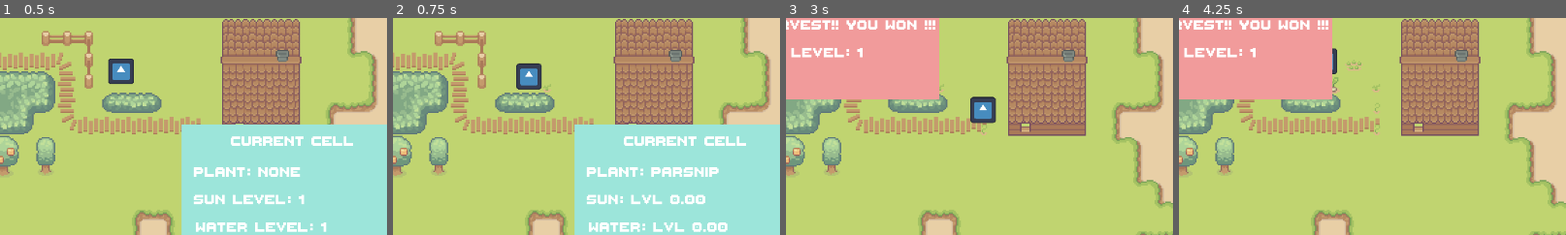
Above: before the commit, frames 1-4 (left to right).
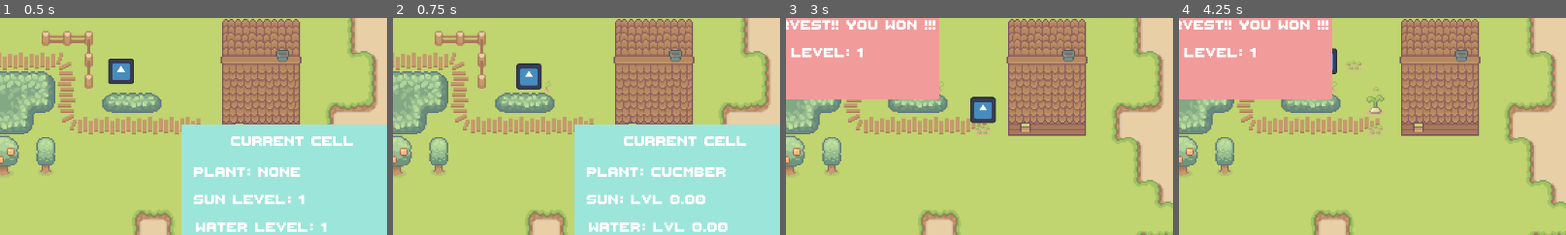
Above: after the commit, the same moments.

Repository: dathphan/cmpm-121-final
Game: Godot game, scene res://main.tscn
Two runs of this game, one before a commit and one after it. Both use one fixed random seed, a clock stepped at 60 frames per second and the inputs below. The engine's default icon, where the game draws it, is replaced by a stand-in: a white triangle on a blue panel in a dark square.
Inputs:
- Up to frame 1 (0.5 s): no input
- Up to frame 2 (0.75 s): tap Enter at 0.5 s; hold Right (ui_right) from 0.53 s (still down); tap P (plant) at 0.6 s
- Up to frame 3 (3 s): tap Space at 0.77, 1.52, 2.75 s; tap O (sow) at 0.8, 1.35, 2.3, 2.85 s; release Right (ui_right) at 1.28 s; hold Down (ui_down) 1.28-2.03 s; tap P (plant) at 1.55, 2.1 s; hold Right (ui_right) 2.03-2.78 s; hold Up (ui_up) from 2.78 s (still down)
- Up to frame 4 (4.25 s): tap Space at 3.02, 3.77 s; tap P (plant) at 3.05, 3.6 s; release Up (ui_up) at 3.53 s; hold Left (ui_left) from 3.53 s (still down); tap O (sow) at 3.8 s
The pictures show only the part of the screen within x 46-96%, y 43-93%; the shares and areas given below are measured in that part.

Frame 1 is identical in both runs. In frame 2, 0.4% of the frame differs, in the area x 38-86%, y 29-74%; in frame 3, 0.1%; in frame 4, 0.4%.

Commit message:
Making progress on F1 changes

Diff:
--- /dev/null
+++ b/Game Managers/save_load_system.gd
@@ -0,0 +1,92 @@
+extends Node
+
+const SAVE_PATH: String = "user://save.ini"
+
+class Save:
+	var map: PackedByteArray
+	var player_target_cell: Vector2i
+	var turn: int
+	var score: int
+
+	func _init() -> void:
+		turn = GameManager.current_turn
+		score = GameManager.get_score()
+		player_target_cell = GameManager.instance.player._target_cell
+		map = GameManager.instance.map.serialize_grid()
+
+	func save_to_file(section: String) -> void:
+		var config_file := ConfigFile.new()
+
+		config_file.set_value(section, "map", map)
+		config_file.set_value(section, "player_pos", player_target_cell)
+		config_file.set_value(section, "turn", turn)
+		config_file.set_value(section, "score", score)
+
+		config_file.save(SAVE_PATH)
+
+# Object Assignment
+@export var map: Map
+@export var player: Player
+
+# Saves
+var autosaves: Array[Save] = []
+var manual_save: Save
+
+# Called when the node enters the scene tree for the first time.
+func _ready() -> void:
+	pass # Replace with function body.
+
+
+# Called every frame. 'delta' is the elapsed time since the previous frame.
+func _process(delta: float) -> void:
+
+	pass
+
+
+# Save Systems
+func autosave(_coord: Vector2i) -> void:
+	var save: Save = Save.new()
+	autosaves.append(save)
+	save.save_to_file("Autosave")
+
+
+func manually_save() -> void:
+	manual_save = Save.new()
+	manual_save.save_to_file("Manual")
+
+
+func load_prev_autosave() -> void:
+	if autosaves.size() > 1:
+		var save: Save = autosaves.pop_back()
+		load_save(save)
+	elif autosaves.size() > 0:
+		load_save(autosaves[0])
+
+
+func load_manual_save() -> void:
+	load_save(manual_save)
+
+
+func load_save(save: Save):
+	map.deserialize_grid(save.map)
+	player.position = map.cell_coord_to_pos(save.player_target_cell)
+	player._target_cell = save.player_target_cell
+	GameManager.instance.current_turn = save.turn
+	GameManager.instance.score = save.score
+
+
+func get_save_from_file(section: String) -> Save:
+	var config_file := ConfigFile.new()
+	var error := config_file.load(SAVE_PATH)
+
+	if error:
+		print("An error happened while loading data: ", error)
+		return
+
+	var save := Save.new()
+	save.map = config_file.get_value(section, "map", null)
+	save.player_target_cell = config_file.get_value(section, "player_pos", Vector2i.ZERO)
+	save.turn = config_file.get_value(section, "turn", 0)
+	save.score = config_file.get_value(section, "score", 0)
+
+	return save
--- a/Player/Player.tscn
+++ b/Player/Player.tscn
@@ -1,14 +1,8 @@
-[gd_scene load_steps=12 format=3 uid="uid://cyk4wpq5t181c"]
+[gd_scene load_steps=6 format=3 uid="uid://cyk4wpq5t181c"]
 
 [ext_resource type="Script" path="res://Player/player_movement.gd" id="1_nu24r"]
 [ext_resource type="Texture2D" uid="uid://di37j3b4vmaeg" path="res://icon.svg" id="2_ckmso"]
-[ext_resource type="PackedScene" uid="uid://bvcxlvuc4x4cd" path="res://Plants/Plant.tscn" id="3_wia8r"]
 [ext_resource type="Script" path="res://Player/player_actions.gd" id="3_yam5s"]
-[ext_resource type="Resource" uid="uid://bciv1suo51f81" path="res://Plants/cucumber.tres" id="4_6jnva"]
-[ext_resource type="Script" path="res://Plants/plant_data.gd" id="4_wtxox"]
-[ext_resource type="Resource" uid="uid://q1s8eun8qfoe" path="res://Plants/lettuce.tres" id="6_pntos"]
-[ext_resource type="Resource" uid="uid://b8a3saojkiedm" path="res://Plants/parsnip.tres" id="7_urxfa"]
-[ext_resource type="Resource" uid="uid://e2ixxvyr1eeh" path="res://Plants/wheat.tres" id="8_24mpn"]
 
 [sub_resource type="SpriteFrames" id="SpriteFrames_hyg6x"]
 animations = [{
@@ -28,8 +22,6 @@
 
 [node name="Actions" type="Node" parent="."]
 script = ExtResource("3_yam5s")
-plant_prefab = ExtResource("3_wia8r")
-plant_datas = Array[ExtResource("4_wtxox")]([ExtResource("4_6jnva"), ExtResource("6_pntos"), ExtResource("7_urxfa"), ExtResource("8_24mpn")])
 
 [node name="AnimatedSprite2D" type="AnimatedSprite2D" parent="."]
 scale = Vector2(0.15, 0.15)
--- a/Player/player_actions.gd
+++ b/Player/player_actions.gd
@@ -2,15 +2,12 @@
 
 # Object Assignment
 @onready var player: Player = $".."
-@export var plant_prefab: PackedScene
-@export var plant_datas: Array[PlantData]
-@export var plant_container: Node2D
 
 # Private Variables
 var map: Map
 var _target_cell: Vector2i
-signal plant_status_changed(cell: Cell)
-	# UI Manager: update_current_cell()
+
+signal action_performed(Vector2i)
 
 # Called when the node enters the scene tree for the first time.
 func _ready() -> void:
@@ -34,20 +31,8 @@
 
 func plant_at_current_cell():
 	update_vars()
-
-	var cell = map.get_cell_from_coord(_target_cell)
-	if map.tilled_cells.has(_target_cell) and cell.get_plant() == null:
-		var new_plant: Plant = plant_prefab.instantiate()
-		new_plant.position = map.cell_coord_to_pos(_target_cell)
-		plant_container.add_child(new_plant)
-
-		var random_plant_data = plant_datas[randi() % plant_datas.size()] # Random plant type selection
-		new_plant.initialize(cell, map, random_plant_data)
-		map.add_plant(new_plant)
-		cell.set_plant(new_plant)
-		plant_status_changed.emit(cell)
-	else:
-		print("Cannot plant here! Either the cell is occupied or invalid.")
+	if map.create_random_plant(_target_cell):
+		action_performed.emit(map.get_cell_from_coord(_target_cell))
 
 
 func sow_at_current_cell():
@@ -58,16 +43,15 @@
 		var plant = cell.get_plant()
 		if plant.is_fully_grown():
 			GameManager.add_score(1)
-			map.plants.erase(plant)
-			cell.set_plant(null)
-			plant.queue_free()
-			plant_status_changed.emit(cell)
+			map.remove_plant(plant)
+			action_performed.emit(map.get_cell_from_coord(_target_cell))
 			print("Sowed %s. Score: %d" % [plant.get_name(), GameManager.get_score()])
 		else:
 			print("Plant is not fully grown yet!")
 	else:
 		print("No plant to sow here!")
 
+
 func update_vars():
 	self.map = player.map
 	self._target_cell = player._target_cell
--- a/World/map.gd
+++ b/World/map.gd
@@ -2,6 +2,10 @@
 
 @export var water_per_turn: Vector2 = Vector2(0, 1)
 @export var sun_values: Vector2 = Vector2(1, 2)
+
+@export var plant_datas: Array[PlantData]
+@export var plant_prefab: PackedScene
+@export var plant_container: Node2D
 
 @export var tilled_tilemaps: Array[TileMapLayer]
 @export var ground_tilemaps: Array[TileMapLayer]
@@ -9,6 +13,8 @@
 var tilled_cells: Dictionary
 var ground_cells: Dictionary
 var plants: Array[Plant] = []
+
+signal plant_status_changed(cell: Cell)
 
 func _ready():
 	initialize_cells()
@@ -28,15 +34,31 @@
 			tilled_cells[tile] = null
 		ground_cells[tile] = Cell.new(tile) # Create a new Cell for this position
 
+
 func give_cell_resources() -> void:
 	for cell in ground_cells.values():
 		cell.add_water(randf_range(water_per_turn.x, water_per_turn.y))
 		cell.set_sun(randf_range(sun_values.x, sun_values.y))
 
+
 func update_plants() -> void:
 	for plant in plants:
 		print(plant)
 		plant.check_growth_conditions()
+
+
+func remove_plant(plant: Plant) -> void:
+	plants.erase(plant)
+	plant.cell.set_plant(null)
+	plant_status_changed.emit(plant.cell)
+	plant.queue_free()
+
+
+func clear_plants() -> void:
+	var temp_plants: Array[Plant] = plants.duplicate()
+	for plant in temp_plants:
+		remove_plant(plant)
+
 
 func new_turn(turn: int) -> void:
 	give_cell_resources()
@@ -81,3 +103,104 @@
 			if dict.has(tile): continue
 			dict[tile] = null
 	return dict.keys()
+
+
+## Loading and Saving Functions:
+const WATER_LVL_INDEX: int = 0
+const SUN_LVL_INDEX: int = 2
+const PLANT_TYPE_INDEX: int = 4
+const PLANT_STAGE_INDEX: int = 5
+const TOTAL_BYTES = 6
+
+func serialize_grid() -> PackedByteArray:
+	var byte_array: PackedByteArray = PackedByteArray()
+
+	var index: int = 0
+
+	for coord in ground_cells.keys():
+		var cell: Cell = ground_cells[coord]
+
+		# Ensure there's enough space before encoding
+		if index + TOTAL_BYTES > byte_array.size():
+			# Increase capacity if needed
+			byte_array.resize(index + TOTAL_BYTES)
+
+		byte_array.encode_half(index + WATER_LVL_INDEX, cell.water_level)
+		byte_array.encode_half(index + SUN_LVL_INDEX, cell.sun_level)
+		byte_array.encode_s8(index + PLANT_TYPE_INDEX, _get_plant_index(cell))
+		byte_array.encode_s8(index + PLANT_STAGE_INDEX, _get_plant_stage(cell))
+
+		index += TOTAL_BYTES
+
+	return byte_array
+
+
+func _get_plant_index(cell: Cell) -> int:
+	if cell.plant == null: return 0
+
+	var index = 1
+	for data in plant_datas:
+		if data == cell.plant.plant_data:
+			return index
+		index += 1
+	return 0
+
+
+func _get_plant_stage(cell: Cell) -> int:
+	if cell.plant == null: return 0
+	return cell.plant.current_stage
+
+
+func deserialize_grid(data: PackedByteArray) -> void:
+	clear_plants()
+
+	var index: int = 0
+
+	# Iterate over cell coordinates
+	for coord in ground_cells.keys():
+		var cell: Cell = ground_cells[coord]
+
+		if index + TOTAL_BYTES > data.size():
+			print("Insufficient data to read cell at index %d" % index)
+			break  # Safety check for reading beyond the byte array
+
+		# Deserialize water level (2 bytes)
+		cell.water_level = data.decode_half(index + WATER_LVL_INDEX)
+
+		# Deserialize sun level (2 bytes)
+		cell.sun_level = data.decode_half(index + SUN_LVL_INDEX)
+
+		# Deserialize plant type index (1 byte)
+		var plant_type_index = data.decode_s8(index + PLANT_TYPE_INDEX)
+		var plant_stage = data.decode_s8(index + PLANT_STAGE_INDEX)  # Deserialize plant stage (1 byte)
+
+		# Create or set the plant if the index is valid (greater than 0)
+		if plant_type_index > 0:
+			var plant_data = plant_datas[plant_type_index - 1]
+			create_plant_from_data(cell, plant_data, plant_stage)
+
+		# Increment the index for the next cell
+		index += TOTAL_BYTES
+
+
+func create_random_plant(cell_coord: Vector2i) -> bool:
+	var cell = get_cell_from_coord(cell_coord)
+	var random_plant_data = plant_datas[randi() % plant_datas.size()]
+
+	return create_plant_from_data(cell, random_plant_data, 0)
+
+
+func create_plant_from_data(cell: Cell, plant_data: PlantData, stage: int) -> bool:
+	if not tilled_cells.has(cell.coord) or cell.get_plant() != null:
+		print("Cannot plant here! Either the cell is occupied or invalid.")
+		return false
+
+	var new_plant: Plant = plant_prefab.instantiate()
+	new_plant.position = cell_coord_to_pos(cell.coord)
+	plant_container.add_child(new_plant)
+	new_plant.initialize(cell, self, plant_data)
+	add_plant(new_plant)
+	cell.set_plant(new_plant)
+	plant_status_changed.emit(cell)
+
+	return true
--- a/main.tscn
+++ b/main.tscn
@@ -1,21 +1,28 @@
-[gd_scene load_steps=20 format=4 uid="uid://o6hfkcb076nu"]
+[gd_scene load_steps=27 format=4 uid="uid://o6hfkcb076nu"]
 
 [ext_resource type="Script" path="res://World/map.gd" id="1_8g07x"]
 [ext_resource type="Script" path="res://Game Managers/game_manager.gd" id="1_xgfuw"]
 [ext_resource type="PackedScene" uid="uid://cyk4wpq5t181c" path="res://Player/Player.tscn" id="2_bhyx8"]
+[ext_resource type="Script" path="res://Game Managers/save_load_system.gd" id="2_ginba"]
 [ext_resource type="TileSet" uid="uid://dp7w6nsvbk7cd" path="res://addons/sprout_lands_premium_tilesets/base/scenes/water_tile_set.tres" id="2_xom1k"]
 [ext_resource type="TileSet" uid="uid://bkcb3a7b6ggfu" path="res://addons/sprout_lands_premium_tilesets/base/scenes/stone_tile_set.tres" id="3_0somv"]
 [ext_resource type="TileSet" uid="uid://cgc4ljxvteaci" path="res://addons/sprout_lands_premium_tilesets/base/scenes/soil_tile_set.tres" id="4_7hdi7"]
+[ext_resource type="Resource" uid="uid://q1s8eun8qfoe" path="res://Plants/lettuce.tres" id="5_0e0m5"]
 [ext_resource type="TileSet" uid="uid://b0mmolxvhu2ug" path="res://addons/sprout_lands_premium_tilesets/base/scenes/dark_soil_tile_set.tres" id="5_rle81"]
+[ext_resource type="Resource" uid="uid://b8a3saojkiedm" path="res://Plants/parsnip.tres" id="6_74f8j"]
 [ext_resource type="TileSet" uid="uid://b8w5f8bb1vvc6" path="res://addons/sprout_lands_premium_tilesets/base/scenes/grass_tile_set.tres" id="6_ho2cm"]
+[ext_resource type="Resource" uid="uid://e2ixxvyr1eeh" path="res://Plants/wheat.tres" id="7_g7au1"]
 [ext_resource type="TileSet" uid="uid://dbjjxavpke7hr" path="res://addons/sprout_lands_premium_tilesets/base/scenes/dark_grass_tile_set.tres" id="7_wb3w7"]
 [ext_resource type="TileSet" uid="uid://dmic1h12aascn" path="res://addons/sprout_lands_premium_tilesets/base/scenes/path_tile_set.tres" id="8_miwt1"]
+[ext_resource type="PackedScene" uid="uid://bvcxlvuc4x4cd" path="res://Plants/Plant.tscn" id="8_mxuba"]
 [ext_resource type="TileSet" uid="uid://blpppkiffse27" path="res://addons/sprout_lands_premium_tilesets/base/scenes/bush_tile_set.tres" id="9_62nxh"]
 [ext_resource type="TileSet" uid="uid://d3cl1rpa5otg6" path="res://addons/sprout_lands_premium_tilesets/base/scenes/fence_tile_set.tres" id="10_pc6ht"]
 [ext_resource type="TileSet" uid="uid://d2ko6dfc7nim7" path="res://addons/sprout_lands_premium_tilesets/base/scenes/objects_tile_set.tres" id="11_kifpp"]
 [ext_resource type="TileSet" uid="uid://bwu2j7r7pyan5" path="res://addons/sprout_lands_premium_tilesets/base/scenes/walls_tile_set.tres" id="12_s37c7"]
 [ext_resource type="TileSet" uid="uid://cw6ud3j2f1j8e" path="res://addons/sprout_lands_premium_tilesets/base/scenes/furniture_tile_set.tres" id="13_phe7h"]
 [ext_resource type="Texture2D" uid="uid://bhs1hul4xmny5" path="res://addons/sprout_lands_premium_tilesets/assets/Tilesets/Building parts/Wooden_House_Roof_Tilset.png" id="14_6mms6"]
+[ext_resource type="Resource" uid="uid://bciv1suo51f81" path="res://Plants/cucumber.tres" id="17_0yynl"]
+[ext_resource type="Script" path="res://Plants/plant_data.gd" id="17_075eu"]
 [ext_resource type="PackedScene" uid="uid://4gore8wryplv" path="res://UI/ui_manager.tscn" id="17_ee42f"]
 
 [sub_resource type="TileSetAtlasSource" id="TileSetAtlasSource_0kpje"]
@@ -126,8 +133,14 @@
 [node name="GameManager" type="Node" parent="."]
 script = ExtResource("1_xgfuw")
 
-[node name="Map" type="Node2D" parent="." node_paths=PackedStringArray("tilled_tilemaps", "ground_tilemaps", "obstacle_tilemaps")]
+[node name="SaveLoadSystem" type="Node" parent="GameManager"]
+script = ExtResource("2_ginba")
+
+[node name="Map" type="Node2D" parent="." node_paths=PackedStringArray("plant_container", "tilled_tilemaps", "ground_tilemaps", "obstacle_tilemaps")]
 script = ExtResource("1_8g07x")
+plant_datas = Array[ExtResource("17_075eu")]([ExtResource("17_0yynl"), ExtResource("5_0e0m5"), ExtResource("6_74f8j"), ExtResource("7_g7au1")])
+plant_prefab = ExtResource("8_mxuba")
+plant_container = NodePath("../Plants")
 tilled_tilemaps = [NodePath("Grass")]
 ground_tilemaps = [NodePath("Grass"), NodePath("DarkSoil"), NodePath("Soil")]
 obstacle_tilemaps = [NodePath("Fence"), NodePath("Bush"), NodePath("Walls"), NodePath("Objects")]
@@ -202,9 +215,6 @@
 unique_name_in_owner = true
 position = Vector2(576, 320)
 map = NodePath("../Map")
-
-[node name="Actions" parent="Player" index="0" node_paths=PackedStringArray("plant_container")]
-plant_container = NodePath("../../Plants")
 
 [node name="Camera2D" type="Camera2D" parent="."]
 position = Vector2(508, 303)
@@ -219,6 +229,6 @@
 [connection signal="new_turn" from="GameManager" to="CanvasLayer/UI Manager" method="update_day"]
 [connection signal="score_updated" from="GameManager" to="CanvasLayer/UI Manager" method="update_score"]
 [connection signal="player_moved_to" from="Player" to="CanvasLayer/UI Manager" method="update_current_cell"]
-[connection signal="plant_status_changed" from="Player/Actions" to="CanvasLayer/UI Manager" method="update_current_cell"]
+[connection signal="action_performed" from="Player/Actions" to="CanvasLayer/UI Manager" method="update_current_cell"]
 
 [editable path="Player"]
